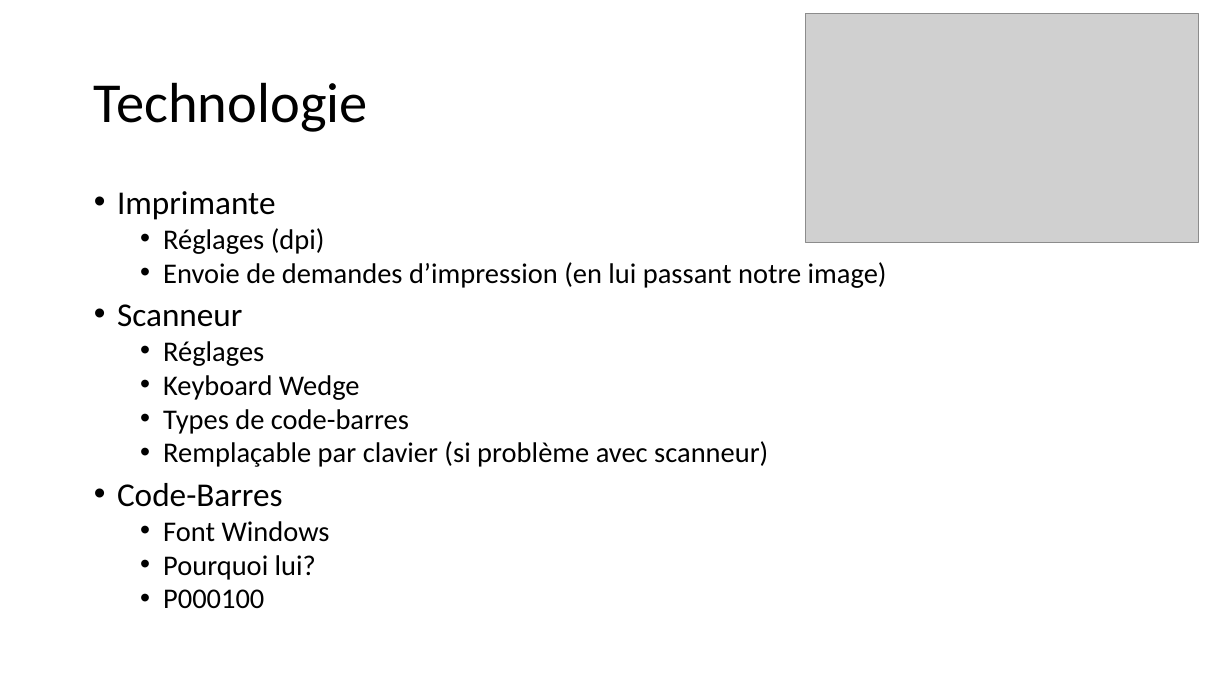
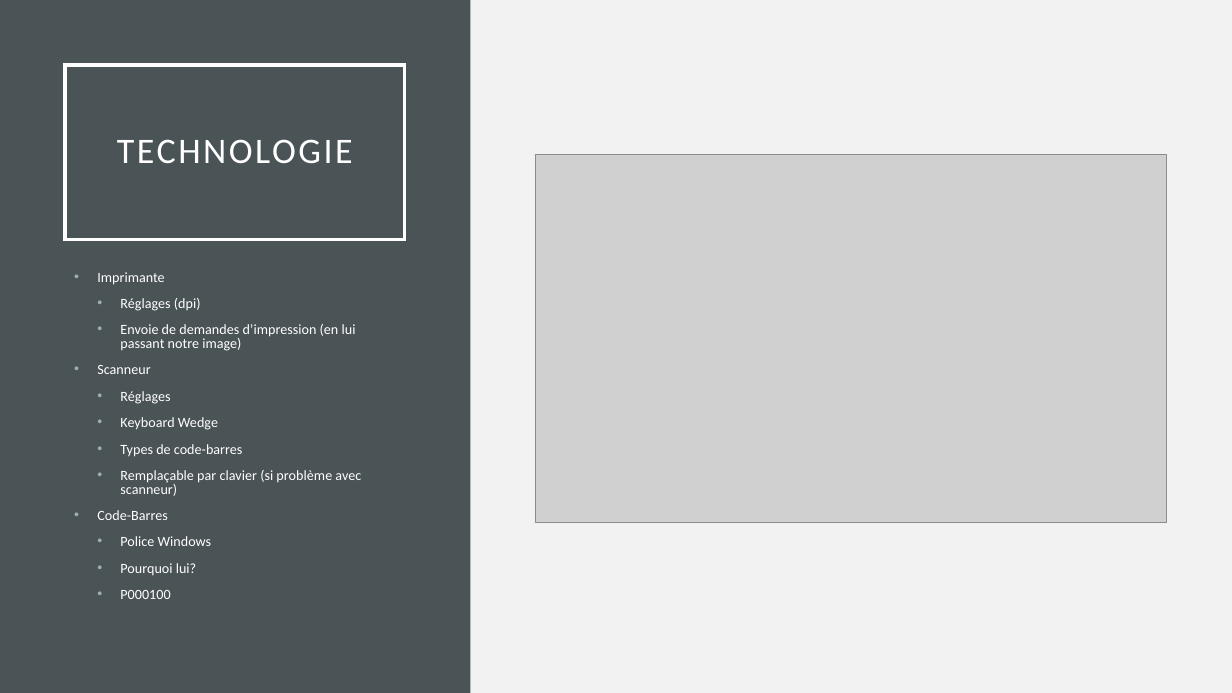
Before and after one commit to 1732956/ESP, a slide deck: slide 6 of Presentations/Défi ESP.pptx. Drawn at 1232x693 pixels with LibreOffice and Linux fonts; fonts in the diff are those of the drawing; grey boxes stand for pictures. Boxes give left, top, right and bottom in pixels: in the first picture for what was removed or moved away, otherwise in the second. Text is boxed around its words. In the diff, an @@ line names an element or a change of style, - is before the commit and + after.

```diff
--- a/Presentations/Défi ESP.pptx
+++ b/Presentations/Défi ESP.pptx
@@ background #FFFFFF to #F2F2F2 @@
@@ rectangle added at (0,0,470,693), fill #4A5356 @@
@@ title "TECHNOLOGIE": place and size @@
-title "TECHNOLOGIE" at (94,82,368,132)
+title "TECHNOLOGIE" at (65,65,405,239)
@@ title "TECHNOLOGIE" at (65,65,405,239): outline none to #FFFFFF 2.5 pt @@
@@ title at (117,139,353,164): text changed; size 44 to 28 pt; text colour #000000 to #FFFFFF @@
-Technologie
+TECHNOLOGIE
@@ picture: place and size @@
-picture at (805,13,1199,242)
+picture at (535,154,1167,522)
@@ text "Imprimante": place and size @@
-text "Imprimante" at (117,191,887,609)
+text "Imprimante" at (97,272,361,599)
@@ text at (97,272,361,599): size 25.9 to 11 pt in "Imprimante", "Scanneur", "Code-Barres"; text colour #000000 to #FFFFFF; size 22.2 to 11 pt in "Réglages (dpi)", "Envoie de demandes d’impression (en lui passant ...", "Réglages", "Keyboard Wedge" and 4 more places; indent changed; more space between paragraphs @@
@@ text at (120,536,212,546): text changed; size 22.2 to 11 pt; text colour #000000 to #FFFFFF @@
-  • Font Windows
+  • Police Windows
```
Also in this commit, not shown: 7 other slides changed, 1 other file.
